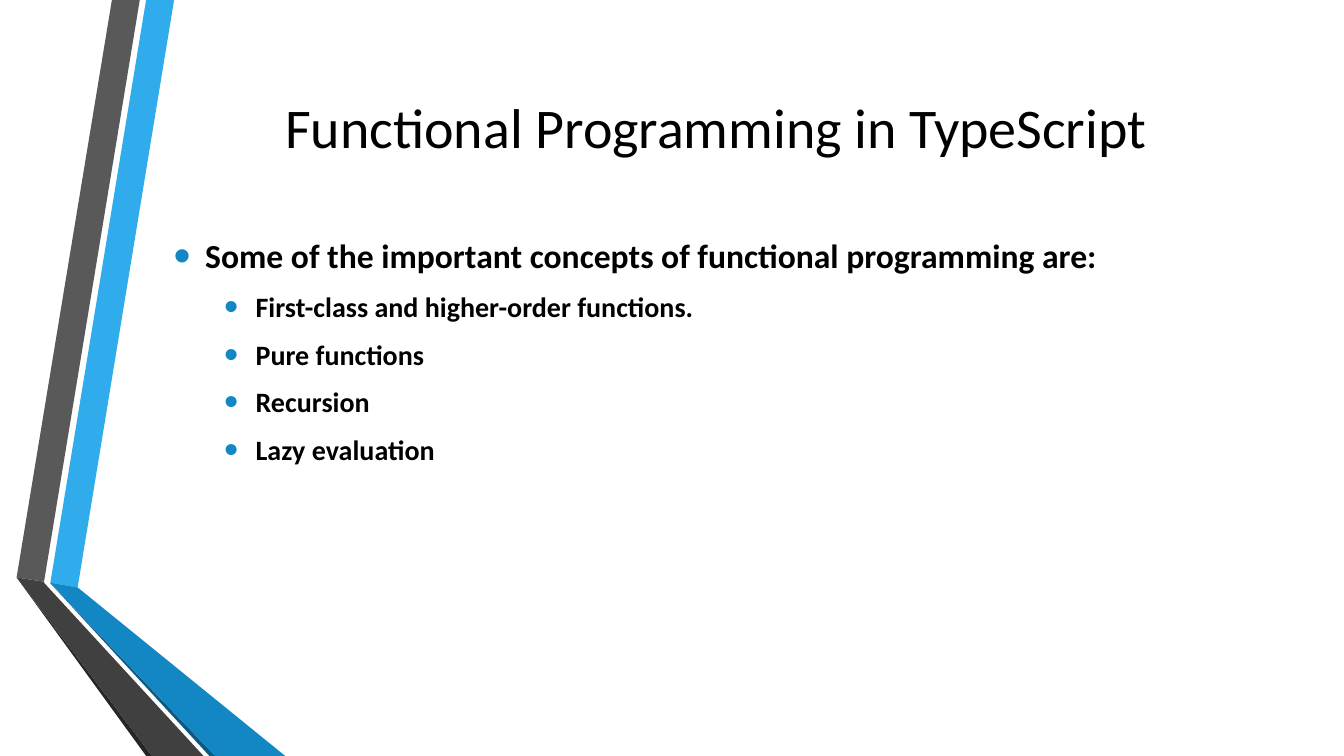
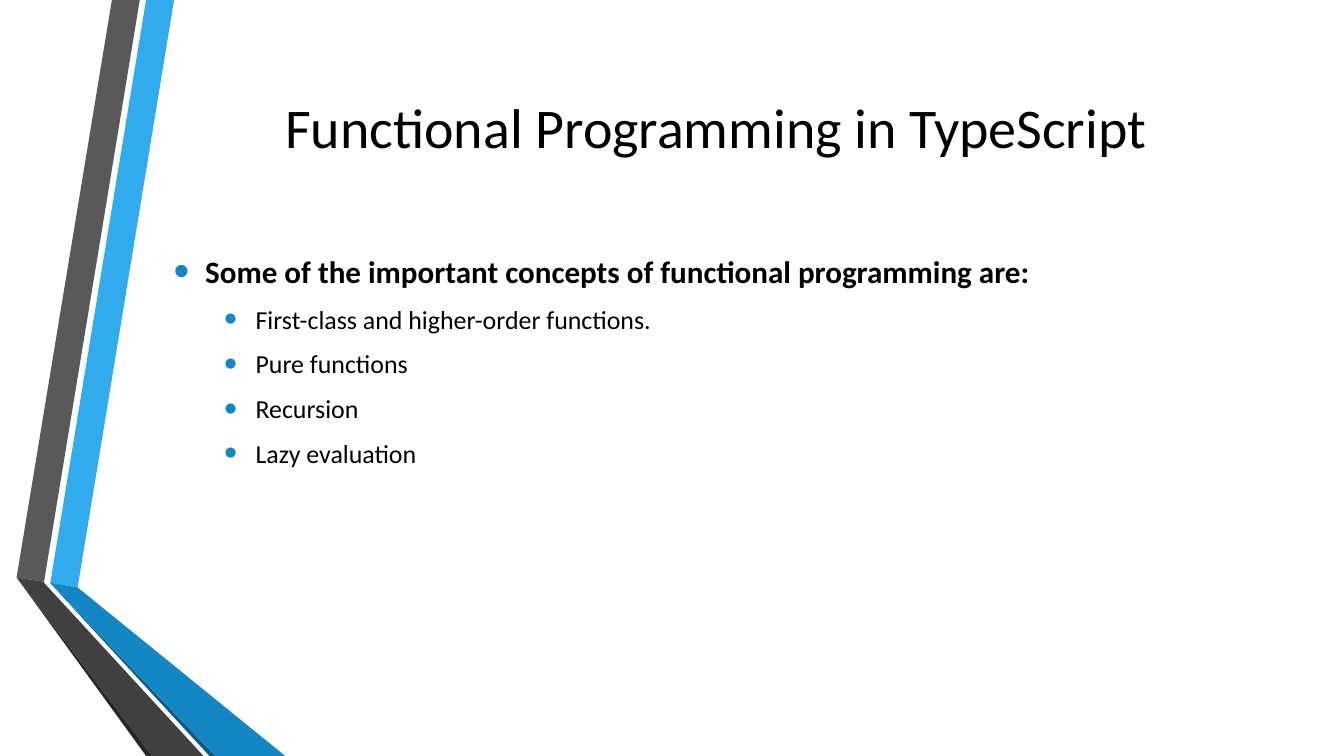
Before and after one commit to kalyank12/SoftwareParadigms, a slide deck: slide 37 of PPT/Group02-Component1.pptx. Drawn at 1344x756 pixels with LibreOffice and Linux fonts; fonts in the diff are those of the drawing; background and template pictures are left out. Boxes give left, top, right and bottom in pixels: in the first picture for what was removed or moved away, otherwise in the second. Text is boxed around its words. In the diff, an @@ line names an element or a change of style, - is before the commit and + after.

Commit message:
PPT File: make few changes in contents and formatting

```diff
--- a/PPT/Group02-Component1.pptx
+++ b/PPT/Group02-Component1.pptx
@@ text "Some of the important concepts ...": place and size @@
-text "Some of the important concepts ..." at [205,244,1096,465]
+text "Some of the important concepts ..." at [205,261,1029,468]
@@ text "Some of the important concepts ..." at [205,261,1029,468]: size 24 to 22.2 pt in "Some of the important concepts of functional ..."; size 20 to 18.5 pt, bold off in "First-class and higher-order functions.", "Pure functions", "Recursion", "Lazy evaluation" @@
```
Also in this commit, not shown: 9 other slides changed, 1 other file.
